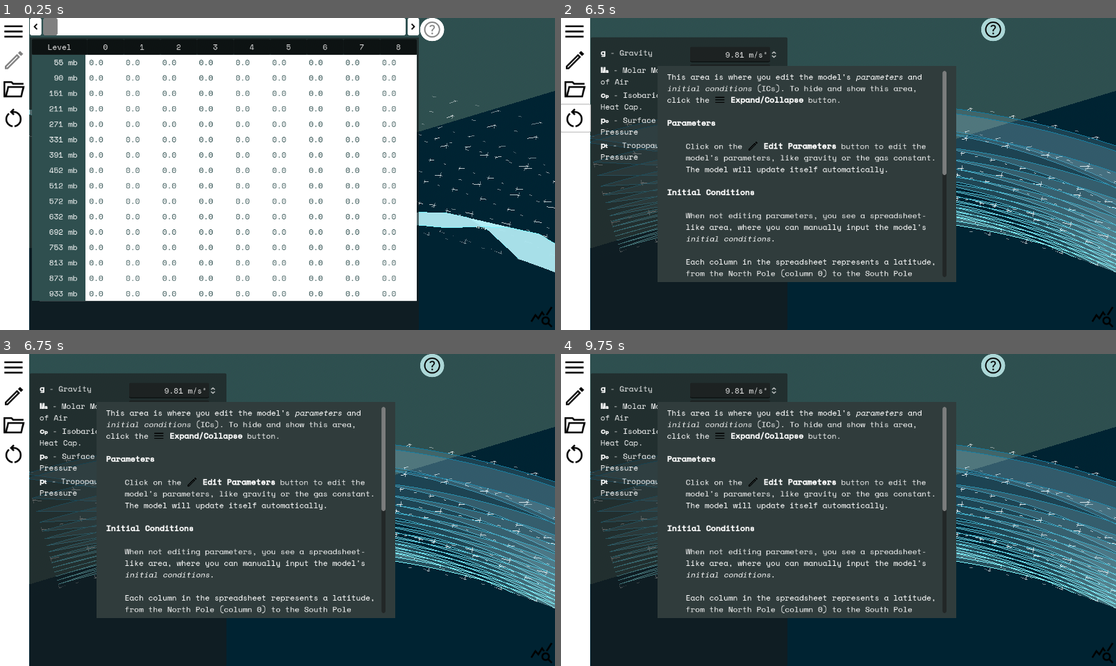
Above: before the commit, frames 1-4 (two rows, left to right).
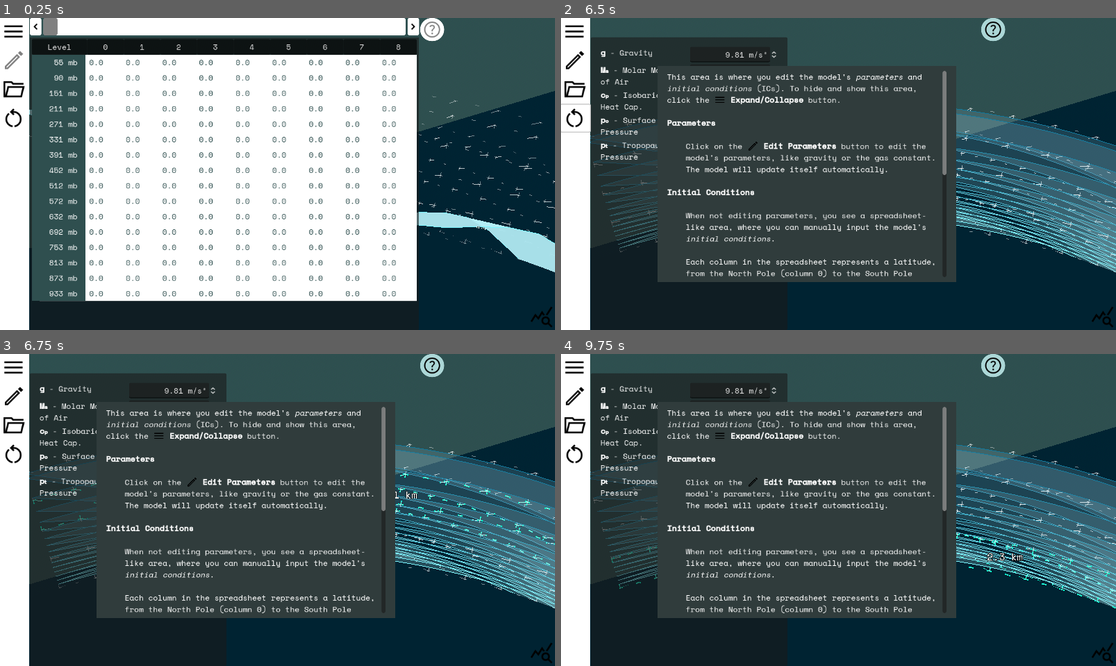
Above: after the commit, the same moments.

Repository: laingawbl/micro-gaia
Game: Godot game, scene res://exner_toy.tscn
The game is run twice, just before and just after one commit, with the same random seed, the same clock (stepped at 60 frames per second) and the same inputs.
Inputs (mouse positions are in pixels of both pictures, inside the frame that each line leads up to):
- Up to frame 1 (0.25 s): no input
- Up to frame 2 (6.5 s): click (971, 27) at 0.5 s; click (971, 27) at 1.25 s; click (572, 30) at 2 s; click (577, 61) at 2.75 s; click (1104, 317) at 3.5 s; click (572, 89) at 4.25 s; click (577, 117) at 5 s; click (993, 30) at 5.75 s
- Up to frame 3 (6.75 s): tap Enter at 6.5 s; move the mouse to (399, 494) at 6.52 s; hold Right from 6.53 s (still down); tap Ctrl at 6.6 s; click (399, 494) at 6.67 s
- Up to frame 4 (9.75 s): tap Space at 7.25, 8.75 s; move the mouse to (727, 525) at 7.27 s; release Right at 7.28 s; hold Down 7.28-8.03 s; tap Shift at 7.35, 8.85 s; click (727, 525) at 7.42 s; tap Enter at 8, 9.5 s; move the mouse to (894, 441) at 8.02 s; hold Right 8.03-8.78 s; tap Ctrl at 8.1, 9.6 s; click (894, 441) at 8.17 s; move the mouse to (810, 572) at 8.77 s; hold Up 8.78-9.53 s; click (810, 572) at 8.92 s; move the mouse to (1005, 556) at 9.52 s; hold Left from 9.53 s (still down); click (1005, 556) at 9.67 s

Frames 1-2 are identical in both runs. In frame 3, 0.3% of the frame differs, in the area x 5-100%, y 38-68%; in frame 4, 0.3%.

Commit message:
RibbonInSlice: remove collision shape creation

Diff:
--- a/RibbonInSlice.gd
+++ b/RibbonInSlice.gd
@@ -67,6 +67,7 @@
 var labels: Array[Label3D] = []
 var collision_shapes: Array[CollisionShape3D] = []
 
+
 func set_mat(p: Material) -> void:
 	$RibbonMesh.material_override = p
 
@@ -74,12 +75,14 @@
 func get_mat() -> Material:
 	return $RibbonMesh.material_override
 
+
 func set_fillMat(p: Material) -> void:
 	$FilledRibbonMesh.material_override = p
 
 
 func get_fillMat() -> Material:
 	return $FilledRibbonMesh.material_override
+
 
 func relabel():
 	# clear old labels
@@ -116,6 +119,7 @@
 		l.basis = Basis(t, n, b).orthonormalized()
 		labels.append(l)
 		$Labels.add_child(l)
+
 
 func make_meshes(knots: Array[Vector3]) -> HermiteCubic:
 	var hcBuilder = HermiteCubic.new()
@@ -163,6 +167,7 @@
 	$RibbonMesh.mesh = surf.commit()
 
 	return hcBuilder
+
 
 func make_labels(hcBuilder: HermiteCubic):
 	label_points = hcBuilder.get_uniform_points(LabelSpacing)
@@ -183,26 +188,6 @@
 		relabel()
 
 
-func make_collision(knots: Array[Vector3]):
-	var Cs3: CollisionShape3D = $Area3D/CollisionShape3D
-	Cs3.disabled = true
-
-	for cs in collision_shapes:
-		$Area3D.remove_child.call_deferred(cs)
-		cs.queue_free.call_deferred()
-	collision_shapes = []
-
-	for k in knots:
-		var r = 1.0 + k.y
-		var p3 = Vector3.UP.rotated(Vector3.FORWARD, k.x * PI) * r
-		p3.z = -0.05
-		var d: CollisionShape3D = Cs3.duplicate()
-		d.disabled = false
-		d.position = p3
-
-		collision_shapes.append(d)
-		$Area3D.add_child.call_deferred(d)
-
 func remesh():
 	if len(Points) < 2:
 		return
@@ -214,7 +199,7 @@
 
 	var hcBuilder = make_meshes(knots)
 	make_labels(hcBuilder)
-	make_collision(knots)
+
 
 func _ready():
 	remesh()
@@ -222,3 +207,8 @@
 
 func _process(_delta):
 	processed_once = true
+
+
+func _on_area_3d_input_event(_camera, event, _position, _normal, shape_idx):
+	if event is InputEventMouseButton and event.pressed:
+		printt(Text, shape_idx)
--- a/ribbon_in_slice.tscn
+++ b/ribbon_in_slice.tscn
@@ -34,10 +34,6 @@
 shading_mode = 0
 albedo_color = Color(0.835294, 0.964706, 0.976471, 0.164706)
 
-[sub_resource type="CylinderShape3D" id="CylinderShape3D_umgf5"]
-height = 0.1
-radius = 0.005
-
 [node name="RibbonInSlice" type="Node3D"]
 script = ExtResource("1_fj3oj")
 Points = Array[Vector2]([Vector2(0, 0.2), Vector2(0.05, 0), Vector2(0.1, 0.05), Vector2(0.15, 0.01), Vector2(0.2, 0.04), Vector2(0.25, 0), Vector2(0.3, 0.1), Vector2(0.35, 0.1), Vector2(0.4, 0), Vector2(0.7, 0), Vector2(1, 0)])
@@ -47,17 +43,11 @@
 Segments = 4
 
 [node name="RibbonMesh" type="MeshInstance3D" parent="."]
-mesh = SubResource("ArrayMesh_2xpaw")
+mesh = SubResource("ArrayMesh_3uohm")
 surface_material_override/0 = SubResource("StandardMaterial3D_7j3e2")
 
 [node name="FilledRibbonMesh" type="MeshInstance3D" parent="."]
-mesh = SubResource("ArrayMesh_uveaf")
+mesh = SubResource("ArrayMesh_2bhf7")
 surface_material_override/0 = SubResource("StandardMaterial3D_cqqwv")
 
 [node name="Labels" type="Node3D" parent="."]
-
-[node name="Area3D" type="Area3D" parent="."]
-
-[node name="CollisionShape3D" type="CollisionShape3D" parent="Area3D"]
-transform = Transform3D(-3, 0, 0, 0, 1.31134e-07, 3, 0, -3, 1.31134e-07, 0, 1.19371, -0.05)
-shape = SubResource("CylinderShape3D_umgf5")
--- a/sim_data.gd
+++ b/sim_data.gd
@@ -175,7 +175,7 @@
 	for i in range(nX):
 		var sumBuoyancy = 0.0
 		var ZLevelsDownward: Array = []
-		ZLevelsDownward.resize(nR+1)
+		ZLevelsDownward.resize(nR + 1)
 		ZLevelsDownward[0] = 0.0
 		for j in range(nR):
 			# Exner, ICTemp, and buoyancy get defined at half-levels.
@@ -184,10 +184,10 @@
 			# integral of buoyancy with depth.
 			sumBuoyancy += (levels[j + 1] - levels[j]) * buoyancy
 			# ... yielding the pressure at the (j+1)'th level
-			ZLevelsDownward[j+1] = sumBuoyancy / g
+			ZLevelsDownward[j + 1] = sumBuoyancy / g
 
 		var zBtm = ZLevelsDownward[nR]
-		var zTopo = 0.0 # TODO
+		var zTopo = 0.0  # TODO
 
 		# now reverse the indexing so that the bottom geopotential is at z=Ztopo
 		for j in range(nR):
--- a/world.gd
+++ b/world.gd
@@ -49,7 +49,7 @@
 			var yu = SimData.ZLevels[x][r] * SimData.VertScale * 1e-3
 			data_at_level.append(Vector2(xu, yu))
 		level_mesh_ribbons[r].Points = data_at_level
-		level_mesh_ribbons[r].Text = String.num(SimData.levels[r+1] * 1e-3, 1) + "kPa"
+		level_mesh_ribbons[r].Text = String.num(SimData.levels[r + 1] * 1e-3, 1) + "kPa"
 
 
 func _on_area_3d_input_event(
Not shown: 2 places in ribbon_in_slice.tscn that only renumber resources
